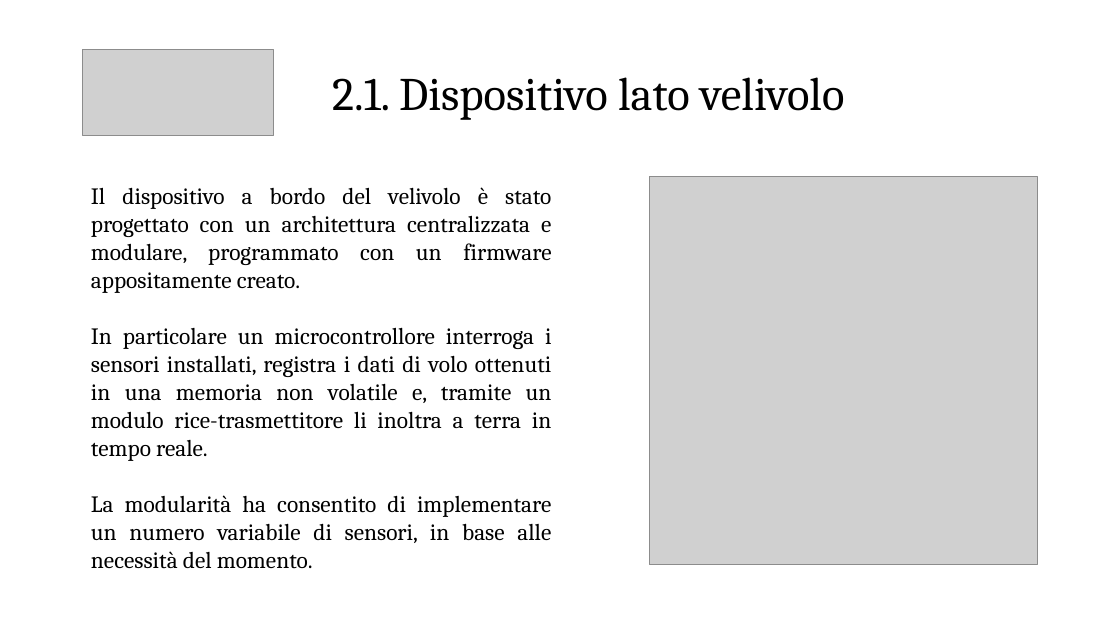
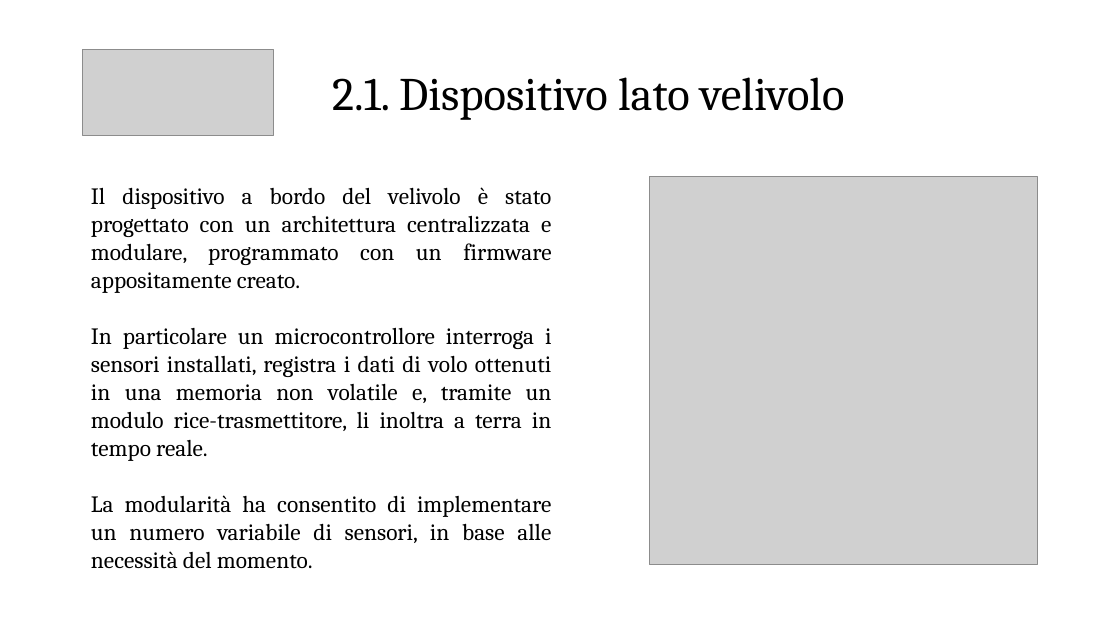
Before and after one commit to emanuele-cason/Tesi, a slide deck: slide 3 of Presentazione/Presentazione relazione.pptx. Drawn at 1120x630 pixels with LibreOffice and Linux fonts; fonts in the diff are those of the drawing; grey boxes stand for pictures. Boxes give left, top, right and bottom in pixels: in the first picture for what was removed or moved away, otherwise in the second. Text is boxed around its words. In the diff, an @@ line names an element or a change of style, - is before the commit and + after.

```diff
--- a/Presentazione/Presentazione relazione.pptx
+++ b/Presentazione/Presentazione relazione.pptx
@@ text at (x1=91, y1=327, x2=552, y2=461): text changed @@
-In particolare un microcontrollore interroga i sensori installati, registra i dati di volo ottenuti in una memoria non volatile e, tramite un modulo rice-trasmettitore li inoltra a terra in tempo reale.
+In particolare un microcontrollore interroga i sensori installati, registra i dati di volo ottenuti in una memoria non volatile e, tramite un modulo rice-trasmettitore, li inoltra a terra in tempo reale.
```
Also in this commit, not shown: 10 other slides changed, 2 other files.
